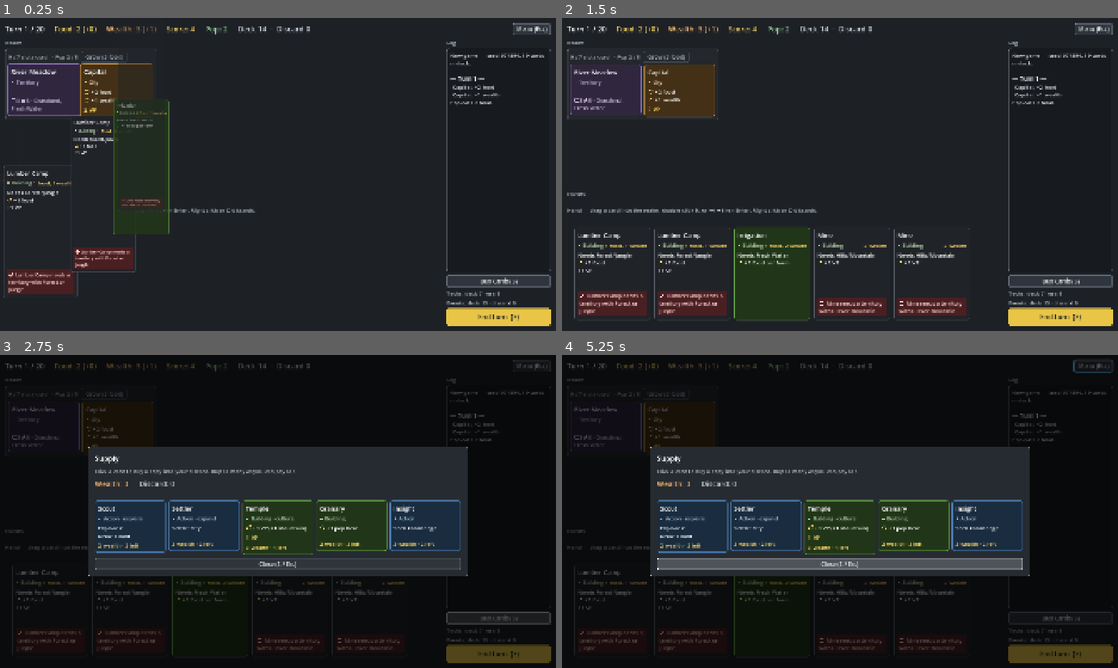
Above: before the commit, frames 1-4 (two rows, left to right).
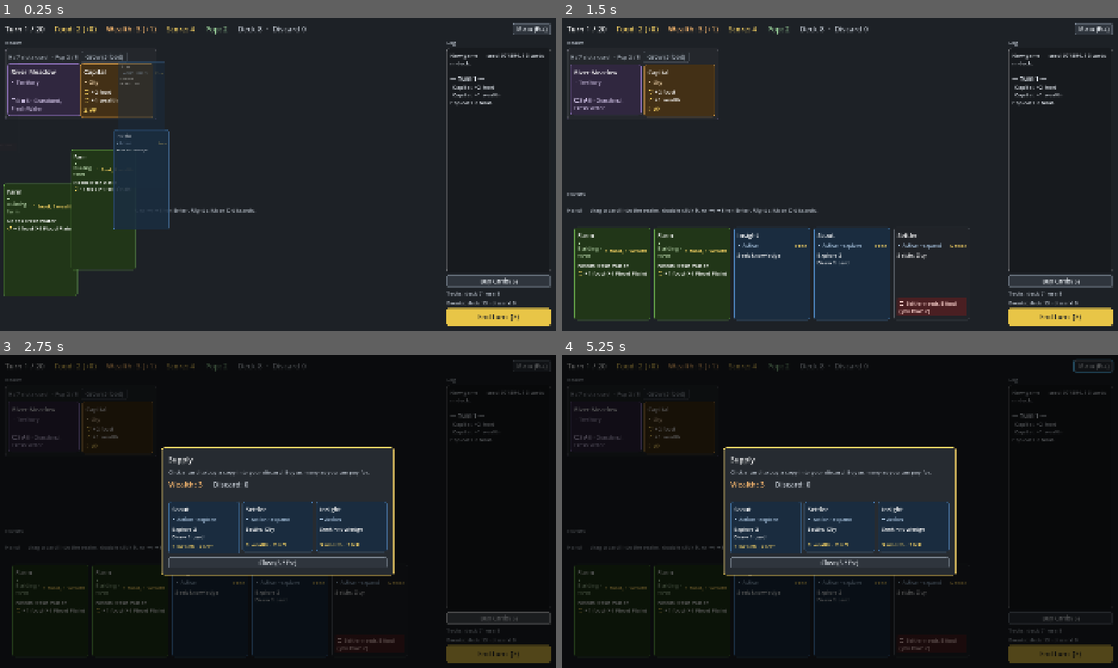
Above: after the commit, the same moments.

Repository: r888888888/4x-card-game
Game: Godot game, scene res://ui/main.tscn
Two runs of this game, one before a commit and one after it. Both use one fixed random seed, a clock stepped at 60 frames per second and the inputs below.
Inputs (mouse positions are in pixels of both pictures, inside the frame that each line leads up to):
- Up to frame 1 (0.25 s): no input
- Up to frame 2 (1.5 s): tap Enter (ui_accept) at 0.5 s; drag from (606, 89) to (895, 105) at 0.52 s; drag from (678, 89) to (812, 237) at 1.27 s
- Up to frame 3 (2.75 s): click "Buy Cards (S)" at 2 s
- Up to frame 4 (5.25 s): move the mouse to (612, 611) at 2.77 s; hold Right (ui_right) 2.78-3.5 s; tap Tab at 2.85 s; click (612, 611) at 2.92 s; click "End turn (E)" at 3.5 s; click "Menu (Esc)" at 4.25 s; drag from (689, 611) to (673, 464) at 5.02 s

The runs differ from the first frame. In frame 1, 6.9% of the frame differs, in the area x 0-96%, y 2-90%; in frame 2, 9.2%; in frame 3, 20%; in frame 4, 21%, in the area x 3-96%, y 2-96%.

Commit message:
058: Stone/Bronze tech tree gates buildings behind techs; bot caps plays per turn
Co-Authored-By: Claude Opus 5.5 <noreply@anthropic.com>

Diff:
--- a/data/cards.json
+++ b/data/cards.json
@@ -172,65 +172,95 @@
     {
       "id": "pottery", "name": "Pottery", "type": "tech",
       "cost": { "wealth": 2 }, "vp": 1, "tags": [],
-      "effects": [ { "op": "gain", "resource": "food", "amount": 1, "trigger": "upkeep" } ]
+      "effects": [ { "op": "create", "card": "granary", "zone": "discard" }, { "op": "unlock", "card": "granary" } ]
     },
     {
       "id": "animal_husbandry", "name": "Animal Husbandry", "type": "tech",
       "cost": { "wealth": 3 }, "vp": 0, "tags": [],
-      "effects": [ { "op": "create", "card": "pasture", "zone": "discard" } ]
-    },
-    {
-      "id": "bronze_working", "name": "Bronze Working", "type": "tech",
+      "effects": [ { "op": "create", "card": "pasture", "zone": "discard" }, { "op": "unlock", "card": "pasture" } ]
+    },
+    {
+      "id": "mining", "name": "Mining", "type": "tech",
+      "cost": { "wealth": 2 }, "vp": 0, "tags": [],
+      "effects": [ { "op": "create", "card": "mine", "zone": "discard" }, { "op": "unlock", "card": "mine" } ]
+    },
+    {
+      "id": "mysticism", "name": "Mysticism", "type": "tech",
+      "cost": { "wealth": 2 }, "vp": 0, "tags": [],
+      "effects": [ { "op": "create", "card": "temple", "zone": "discard" }, { "op": "unlock", "card": "temple" } ]
+    },
+    {
+      "id": "the_wheel", "name": "The Wheel", "type": "tech",
       "cost": { "wealth": 3 }, "vp": 0, "tags": [],
-      "effects": [ { "op": "create", "card": "forge", "zone": "discard" } ]
-    },
-    {
-      "id": "writing", "name": "Writing", "type": "tech",
+      "effects": [ { "op": "create", "card": "caravan", "zone": "discard" }, { "op": "unlock", "card": "caravan" } ]
+    },
+    {
+      "id": "masonry", "name": "Masonry", "type": "tech", "prereq": "mining",
+      "cost": { "wealth": 4 }, "vp": 0, "tags": [],
+      "effects": [ { "op": "create", "card": "monument", "zone": "discard" }, { "op": "unlock", "card": "monument" } ]
+    },
+    {
+      "id": "bronze_working", "name": "Bronze Working", "type": "tech", "prereq": "mining",
+      "cost": { "wealth": 4 }, "vp": 0, "tags": [],
+      "effects": [ { "op": "create", "card": "forge", "zone": "discard" }, { "op": "unlock", "card": "forge" }, { "op": "add_era", "era": 2 } ]
+    },
+    {
+      "id": "writing", "name": "Writing", "type": "tech", "era": 2,
       "cost": { "wealth": 3 }, "vp": 0, "tags": [],
-      "effects": [ { "op": "create", "card": "library", "zone": "discard" } ]
-    },
-    {
-      "id": "masonry", "name": "Masonry", "type": "tech", "prereq": "pottery",
+      "effects": [ { "op": "create", "card": "library", "zone": "discard" }, { "op": "unlock", "card": "library" } ]
+    },
+    {
+      "id": "currency", "name": "Currency", "type": "tech", "era": 2, "prereq": "bronze_working",
       "cost": { "wealth": 4 }, "vp": 0, "tags": [],
+      "effects": [ { "op": "create", "card": "market", "zone": "discard" }, { "op": "unlock", "card": "market" } ]
+    },
+    {
+      "id": "sailing", "name": "Sailing", "type": "tech", "era": 2,
+      "cost": { "wealth": 4 }, "vp": 0, "tags": [],
+      "effects": [ { "op": "create", "card": "harbor", "zone": "discard" }, { "op": "unlock", "card": "harbor" } ]
+    },
+    {
+      "id": "priesthood", "name": "Priesthood", "type": "tech", "era": 2, "prereq": "mysticism",
+      "cost": { "wealth": 5 }, "vp": 0, "tags": [],
       "effects": [ { "op": "create", "card": "pyramids", "zone": "discard" } ]
     },
     {
-      "id": "currency", "name": "Currency", "type": "tech", "prereq": "bronze_working",
-      "cost": { "wealth": 4 }, "vp": 0, "tags": [],
+      "id": "code_of_laws", "name": "Code of Laws", "type": "tech", "era": 2, "prereq": "writing",
+      "cost": { "wealth": 5 }, "vp": 0, "tags": [],
       "effects": [ { "op": "gain", "resource": "wealth", "amount": 1, "trigger": "upkeep" } ]
     },
     {
-      "id": "philosophy", "name": "Philosophy", "type": "tech", "prereq": "writing",
+      "id": "calendar", "name": "Calendar", "type": "tech", "era": 2, "prereq": "pottery",
+      "cost": { "wealth": 5 }, "vp": 3, "tags": [],
+      "effects": []
+    },
+    {
+      "id": "philosophy", "name": "Philosophy", "type": "tech", "era": 3, "prereq": "writing",
       "cost": { "wealth": 5 }, "vp": 2, "tags": [],
-      "effects": [ { "op": "add_era", "era": 2 } ]
-    },
-    {
-      "id": "iron_working", "name": "Iron Working", "type": "tech", "era": 2, "prereq": "bronze_working",
+      "effects": []
+    },
+    {
+      "id": "iron_working", "name": "Iron Working", "type": "tech", "era": 3, "prereq": "bronze_working",
       "cost": { "wealth": 5 }, "vp": 2, "tags": [],
       "effects": [ { "op": "score", "amount": 1, "trigger": "upkeep" } ]
     },
     {
-      "id": "mathematics", "name": "Mathematics", "type": "tech", "era": 2, "prereq": "currency",
+      "id": "mathematics", "name": "Mathematics", "type": "tech", "era": 3, "prereq": "currency",
       "cost": { "wealth": 5 }, "vp": 0, "tags": [],
       "effects": [ { "op": "gain_per_tag", "resource": "wealth", "amount": 1, "tag": "culture", "trigger": "upkeep" } ]
     },
     {
-      "id": "sailing", "name": "Sailing", "type": "tech", "era": 2,
-      "cost": { "wealth": 4 }, "vp": 0, "tags": [],
-      "effects": [ { "op": "create", "card": "harbor", "zone": "discard" } ]
-    },
-    {
-      "id": "monarchy", "name": "Monarchy", "type": "tech", "era": 2, "prereq": "philosophy",
+      "id": "monarchy", "name": "Monarchy", "type": "tech", "era": 3, "prereq": "philosophy",
       "cost": { "wealth": 6 }, "vp": 3, "tags": [],
       "effects": [ { "op": "gain", "resource": "wealth", "amount": 1, "trigger": "upkeep" } ]
     },
     {
-      "id": "astronomy", "name": "Astronomy", "type": "tech", "era": 2, "prereq": "mathematics",
+      "id": "astronomy", "name": "Astronomy", "type": "tech", "era": 3, "prereq": "mathematics",
       "cost": { "wealth": 6 }, "vp": 4, "tags": [],
       "effects": []
     },
     {
-      "id": "engineering", "name": "Engineering", "type": "tech", "era": 2, "prereq": "masonry",
+      "id": "engineering", "name": "Engineering", "type": "tech", "era": 3, "prereq": "masonry",
       "cost": { "wealth": 6 }, "vp": 0, "tags": [],
       "effects": [ { "op": "create", "card": "monument", "zone": "discard" } ]
     },
--- a/data/config.json
+++ b/data/config.json
@@ -20,20 +20,23 @@
     "irrigation": 1,
     "settler": 2,
     "scout": 2,
-    "caravan": 2,
-    "temple": 1,
     "lumber_camp": 2,
-    "mine": 2,
-    "market": 1,
-    "granary": 1,
-    "research": 1
+    "research": 2
   },
   "supply": {
     "scout": { "price": 2, "count": 2 },
     "settler": { "price": 3, "count": 2 },
-    "temple": { "price": 3, "count": 1 },
-    "granary": { "price": 2, "count": 3 },
-    "research": { "price": 3, "count": 2 }
+    "research": { "price": 3, "count": 2 },
+    "granary": { "price": 2, "count": 4, "locked": true },
+    "pasture": { "price": 2, "count": 2, "locked": true },
+    "mine": { "price": 2, "count": 2, "locked": true },
+    "temple": { "price": 3, "count": 2, "locked": true },
+    "caravan": { "price": 2, "count": 2, "locked": true },
+    "monument": { "price": 3, "count": 1, "locked": true },
+    "forge": { "price": 3, "count": 1, "locked": true },
+    "library": { "price": 3, "count": 1, "locked": true },
+    "market": { "price": 3, "count": 2, "locked": true },
+    "harbor": { "price": 3, "count": 2, "locked": true }
   },
   "event_deck": {
     "solstice_rites": 1,
@@ -52,17 +55,17 @@
   "research_deck": {
     "pottery": 1,
     "animal_husbandry": 1,
+    "mining": 1,
+    "mysticism": 1,
+    "the_wheel": 1,
+    "masonry": 1,
     "bronze_working": 1,
     "writing": 1,
-    "masonry": 1,
     "currency": 1,
-    "philosophy": 1,
-    "iron_working": 1,
-    "mathematics": 1,
     "sailing": 1,
-    "monarchy": 1,
-    "astronomy": 1,
-    "engineering": 1
+    "priesthood": 1,
+    "code_of_laws": 1,
+    "calendar": 1
   },
   "era_unlocks": { "2": { "pop": 8, "wealth": 15 } },
   "territory_deck": {
--- a/sim/bot.gd
+++ b/sim/bot.gd
@@ -3,24 +3,33 @@
 ## A fixed-policy bot for smoke tests and the balance simulator (backlog 042). Each step it resolves an
 ## explore choice with its first option, buys the cheapest revealed tech it can afford (or declines),
 ## otherwise plays the first playable hand card on its first valid target (Research cards last),
-## otherwise discards the hand (dead cards never cycle otherwise, backlog 024) and ends the turn.
+## otherwise discards the hand (dead cards never cycle otherwise, backlog 024) and ends the turn. After
+## MAX_PLAYS_PER_TURN plays it ends the turn anyway: free cards that draw can redraw each other forever (058).
 
 const MAX_STEPS := 2000
+const MAX_PLAYS_PER_TURN := 40
 
 
 ## Plays engine's game to the end. Returns whether it ended within MAX_STEPS.
 static func play(engine: GameEngine) -> bool:
 	var steps := 0
+	var turn := engine.turn
+	var plays := 0
 	while not engine.is_over and steps < MAX_STEPS:
 		steps += 1
+		if engine.turn != turn:
+			turn = engine.turn
+			plays = 0
 		if not engine.pending_choice.is_empty():
 			engine.choose(engine.pending_choice.options[0])
 		elif not engine.research_options().is_empty():
 			_buy_cheapest_tech(engine)
-		elif not _play_first_playable(engine):
+		elif plays >= MAX_PLAYS_PER_TURN or not _play_first_playable(engine):
 			for card in engine.zone("hand").cards.duplicate():
 				engine.discard_card(card.uid)
 			engine.end_turn()
+		else:
+			plays += 1
 	return engine.is_over
 
 
--- a/tests/test_sim.gd
+++ b/tests/test_sim.gd
@@ -30,6 +30,14 @@
 	# Explorer 1 reveals Hills then Grassland; options list the reveal zone top first, so the first option is
 	# Grassland. The bot keeps it and puts Hills under; Explorer 2 then finds Hills.
 	eq(card_ids(e.zone("frontier")), ["grassland", "hills"] as Array[String], "first option kept first")
+
+
+func test_bug_058_bot_ends_the_turn_when_a_free_card_only_redraws_itself() -> void:
+	# Two free Scouts (draw 2) and nothing else: each play reshuffles the discard, which holds only the other Scout,
+	# and draws it back, forever.
+	var e := make_engine({"scout": 2}, {"turn_limit": 2})
+	check(ScriptedBot.play(e), "the game ends within the bot's step limit")
+	check(e.is_over, "game over")
 
 
 # --- AC2: stats over seeds ---
Not shown, changed: docs/backlog/058-stone-bronze-tech-tree.md
Not shown, added: docs/backlog/079-event-drawn-modal.md
